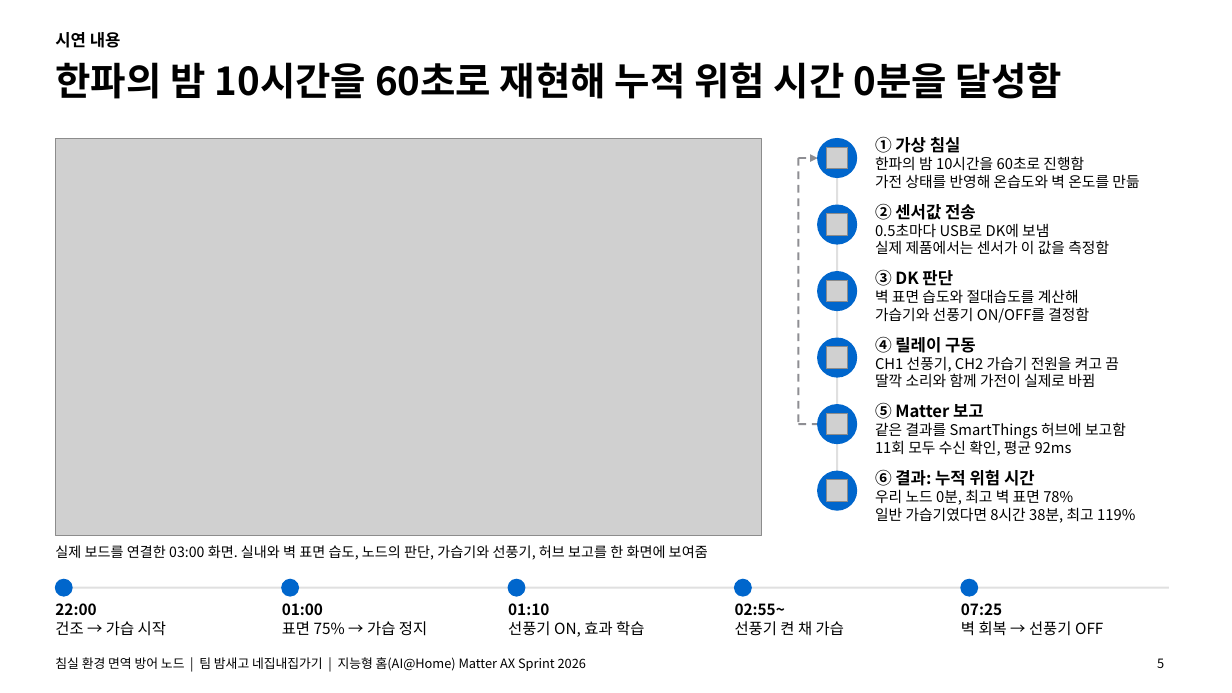
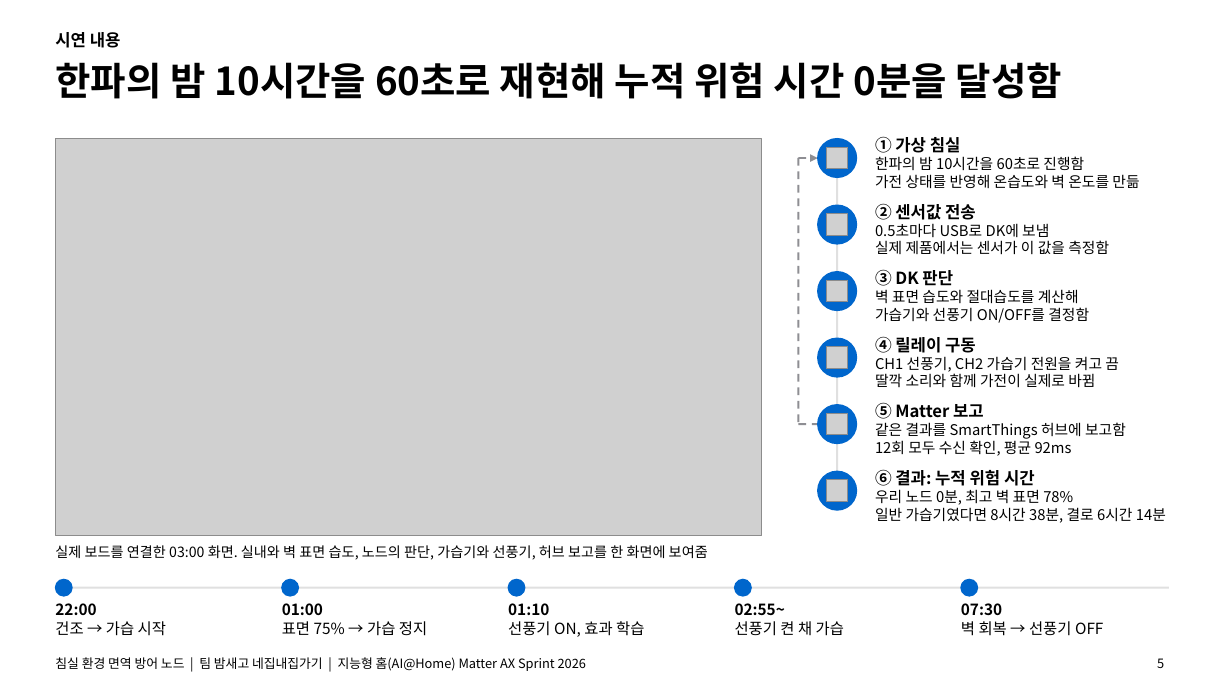
Before and after one commit to 55wind/matter-iot, a slide deck: slide 5 of docs/발표자료_침실노드.pptx. Drawn at 1232x693 pixels with LibreOffice and Linux fonts; fonts in the diff are those of the drawing; grey boxes stand for pictures. Boxes give left, top, right and bottom in pixels: in the first picture for what was removed or moved away, otherwise in the second. Text is boxed around its words. In the diff, an @@ line names an element or a change of style, - is before the commit and + after.

```diff
--- a/docs/발표자료_침실노드.pptx
+++ b/docs/발표자료_침실노드.pptx
@@ text at bbox=[875, 438, 1072, 456]: text changed @@
-11회 모두 수신 확인, 평균 92ms
+12회 모두 수신 확인, 평균 92ms
@@ text at bbox=[875, 507, 1166, 523]: text changed @@
-일반 가습기였다면 8시간 38분, 최고 119%
+일반 가습기였다면 8시간 38분, 결로 6시간 14분
@@ text at bbox=[961, 603, 1002, 615]: text changed @@
-07:25
+07:30
```
Also in this commit, not shown: 1 other slide changed, 5 other files.
